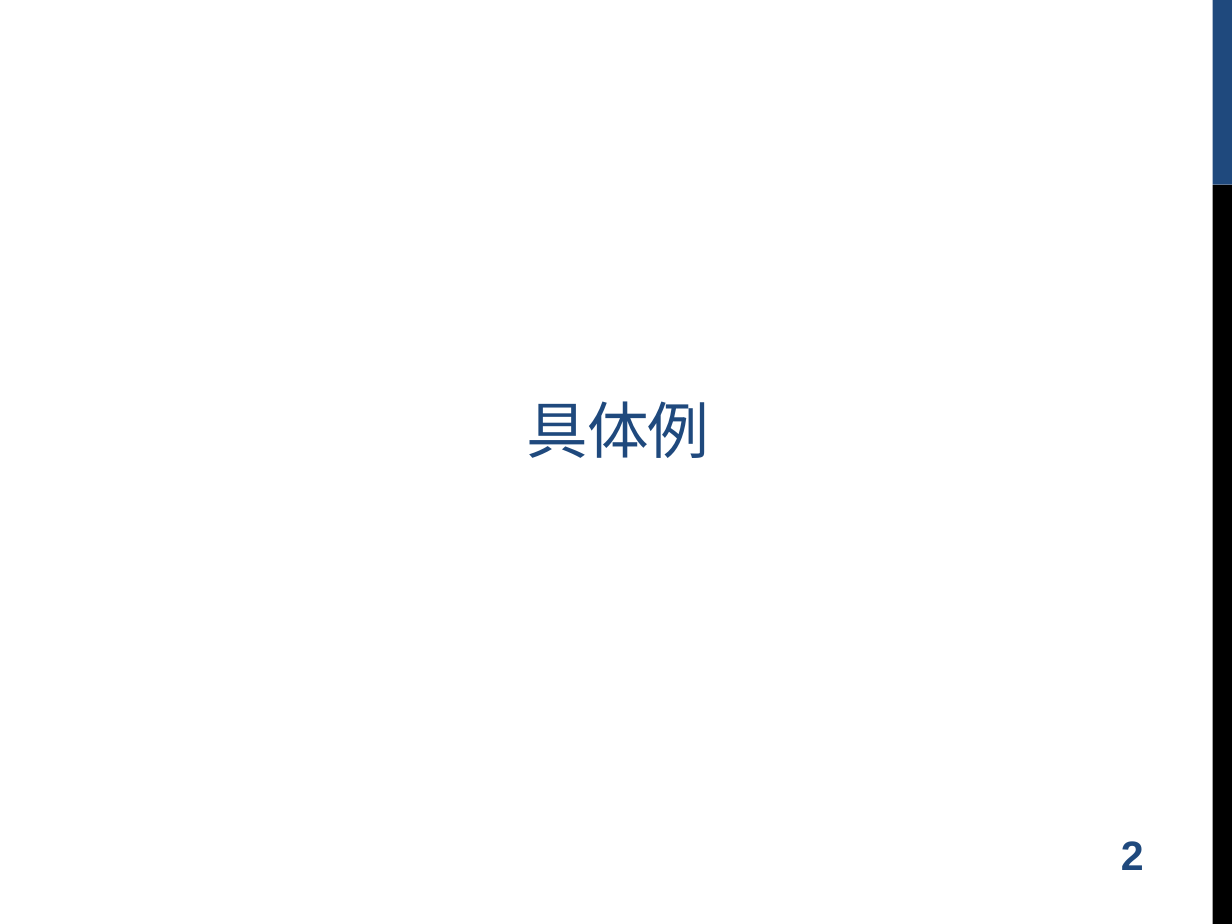
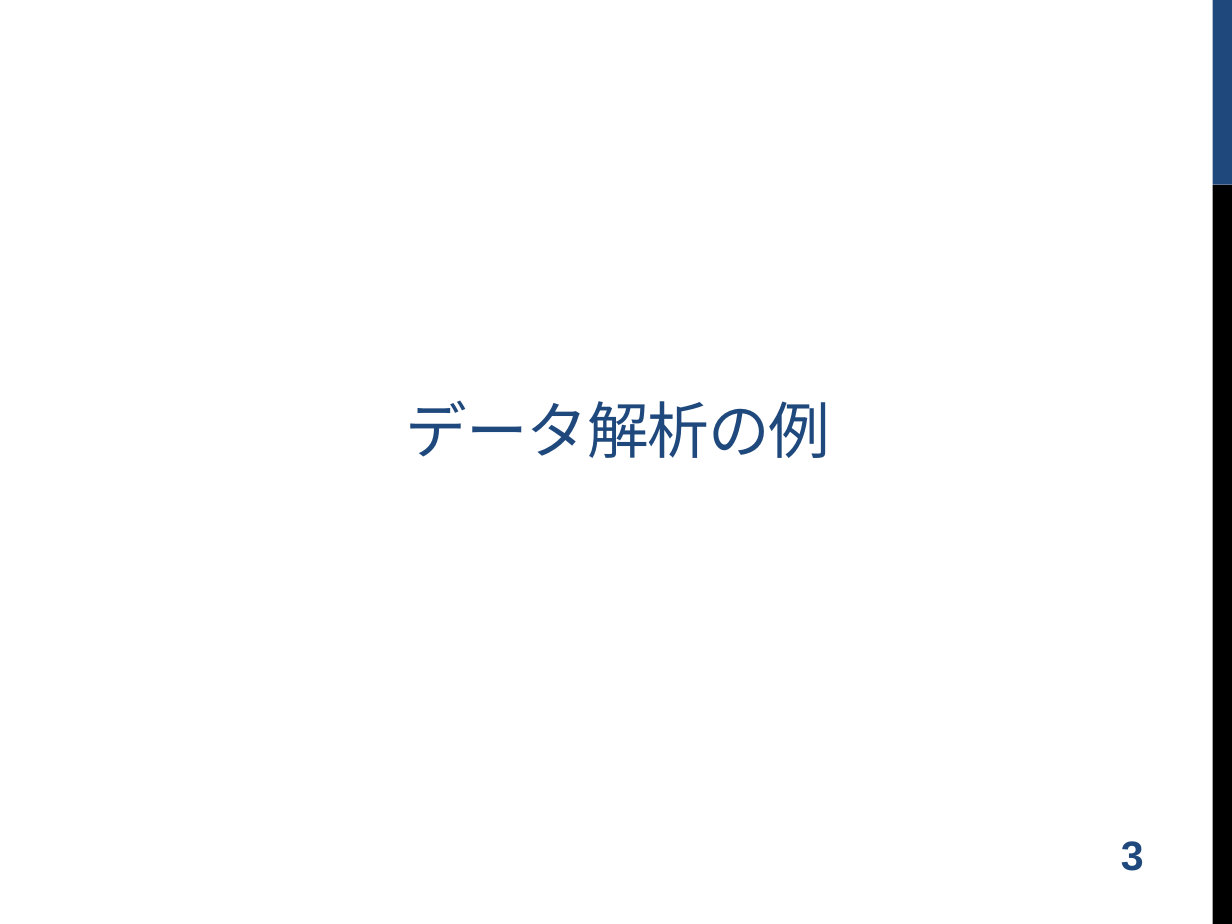
Before and after one commit to shugo/DCW2016, a slide deck: slide 4 of ruby_data_analysis.pptx (slide 3 before the commit). Drawn at 1232x924 pixels with LibreOffice and Linux fonts; fonts in the diff are those of the drawing. Boxes give left, top, right and bottom in pixels: in the first picture for what was removed or moved away, otherwise in the second. Text is boxed around its words. In the diff, an @@ line names an element or a change of style, - is before the commit and + after.

```diff
--- a/ruby_data_analysis.pptx
+++ b/ruby_data_analysis.pptx
@@ title at <box>405,400,830,458</box>: text changed @@
-具体例
+データ解析の例
@@ page number at <box>1121,841,1144,871</box>: text changed @@
-2
+3
```
Also in this commit, not shown: 8 other slides changed, 8 slides added, 4 slides removed, 2 other files.
